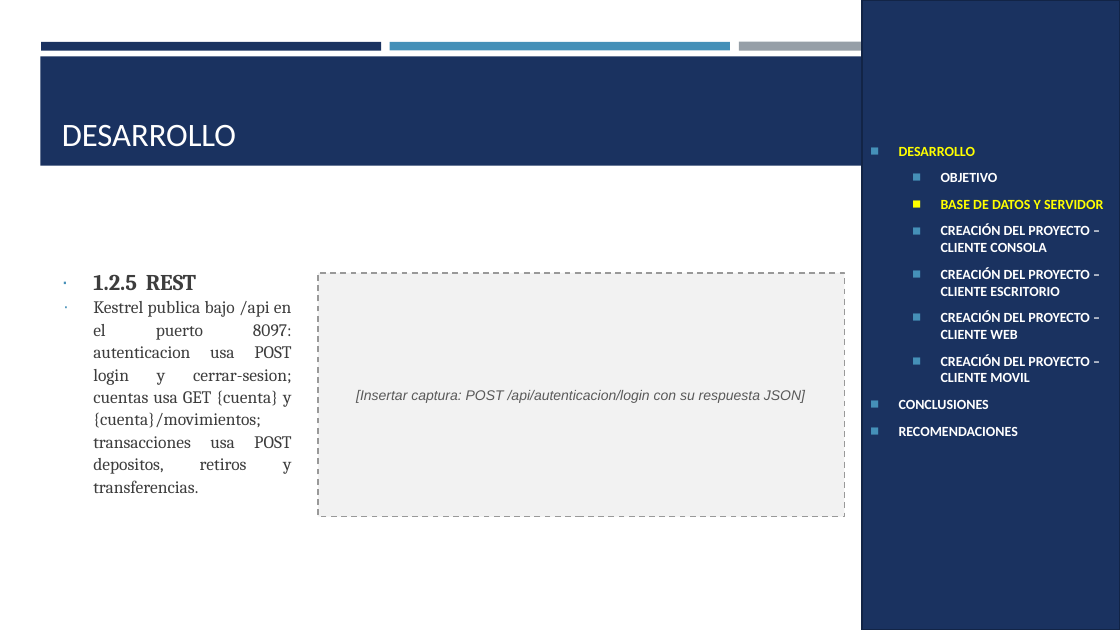
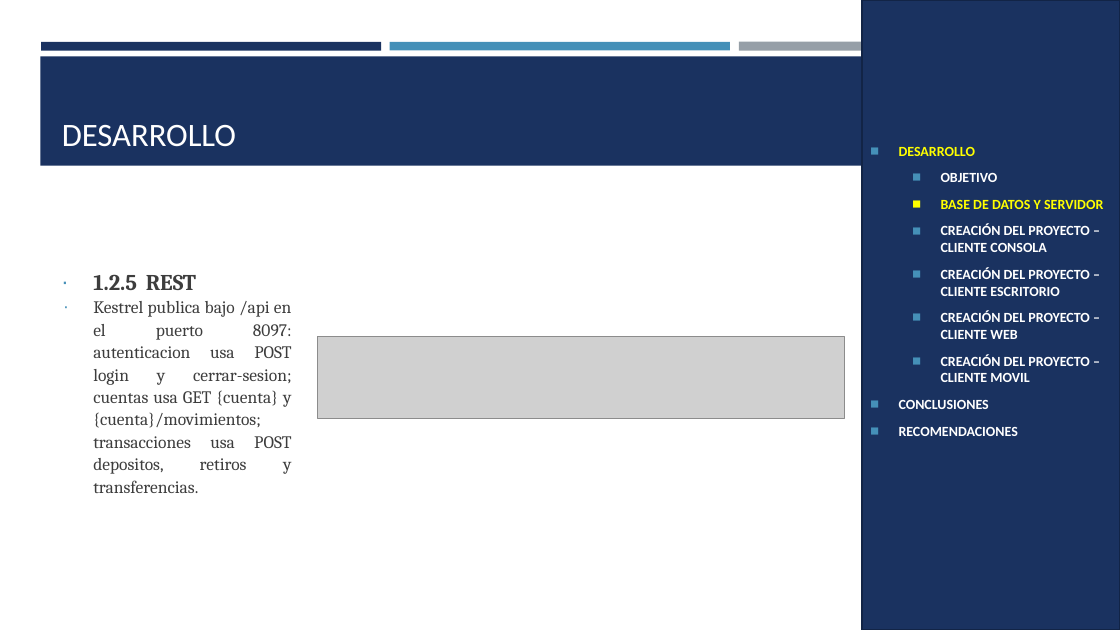
Before and after one commit to Teo344/Arquitectura_GRUPO03, a slide deck: slide 19 of TG.1.4. PAO202651_EUREKA_BDDLOCAL_RESTFUL_DOTNET_NRC36884_GR03/05. DOCUMENTACION/PRESENTACION TG.1.4. EUREKABANK RESTFUL con BDD LOCAL en DOTNET GR03.pptx. Drawn at 1120x630 pixels with LibreOffice and Linux fonts; fonts in the diff are those of the drawing; grey boxes stand for pictures. Boxes give left, top, right and bottom in pixels: in the first picture for what was removed or moved away, otherwise in the second. Text is boxed around its words. In the diff, an @@ line names an element or a change of style, - is before the commit and + after.

```diff
--- a/TG.1.4. PAO202651_EUREKA_BDDLOCAL_RESTFUL_DOTNET_NRC36884_GR03/05. DOCUMENTACION/PRESENTACION TG.1.4. EUREKABANK RESTFUL con BDD LOCAL en DOTNET GR03.pptx
+++ b/TG.1.4. PAO202651_EUREKA_BDDLOCAL_RESTFUL_DOTNET_NRC36884_GR03/05. DOCUMENTACION/PRESENTACION TG.1.4. EUREKABANK RESTFUL con BDD LOCAL en DOTNET GR03.pptx
@@ rectangle removed at [318,273,844,517] @@
-[Insertar captura: POST /api/autenticacion/login con su respuesta JSON]
@@ picture added at [318,337,844,418] @@
```
Also in this commit, not shown: 23 other slides changed, 1 other file.
